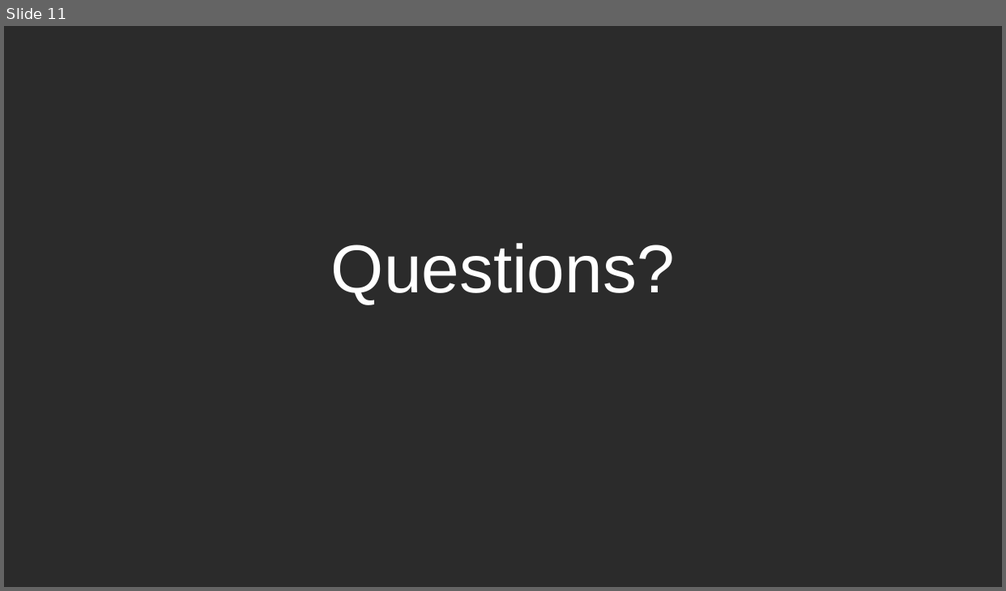
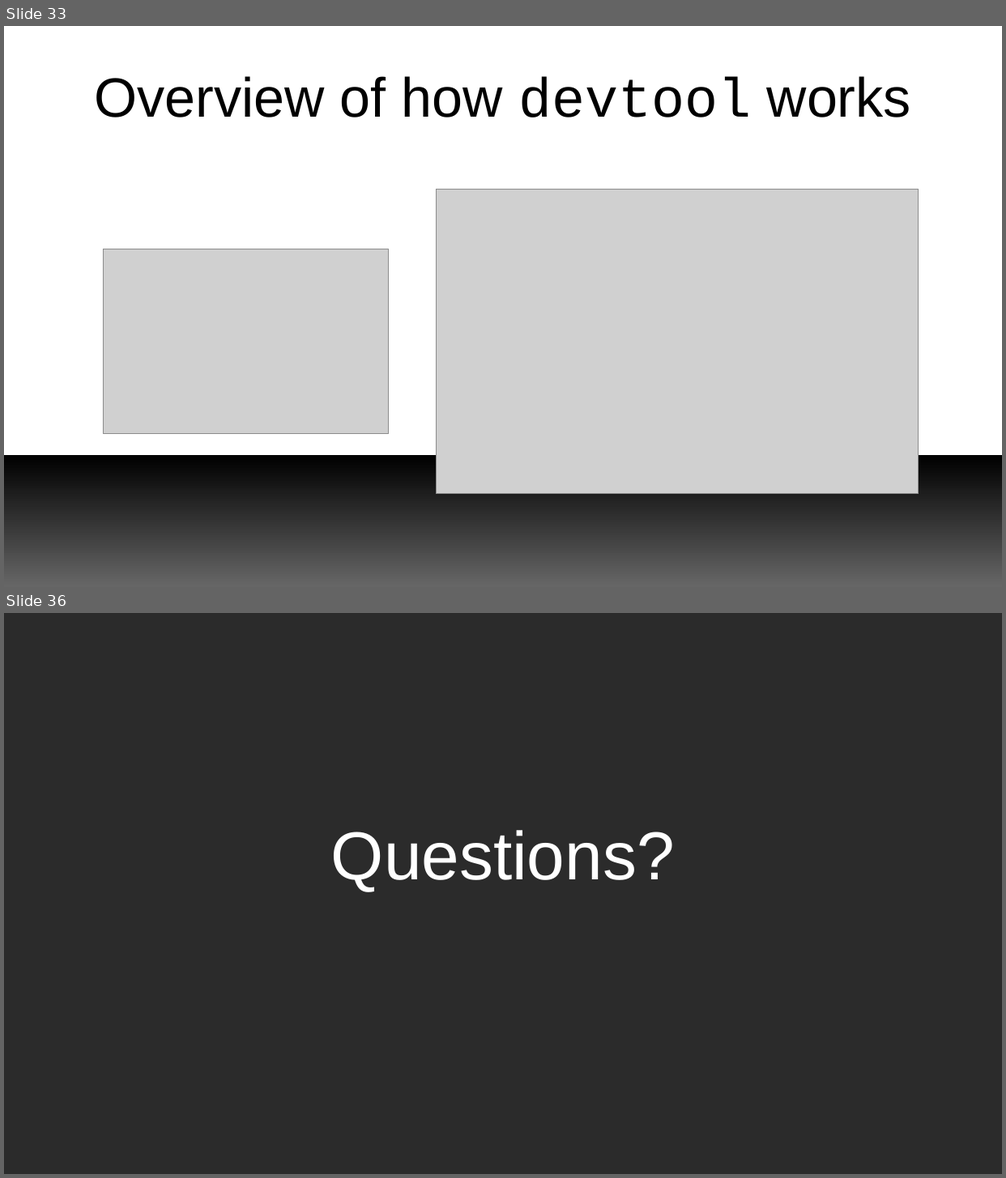
Before and after one commit to e-ale/Slides, a slide deck: yocto-images/src/build-images-with-yocto-project.odp. Shown one above the other, each under a label of ours: slide 11 before the commit, slides 33 and 36 after it; the slides between them are not shown. The pictures are 1006x591 and 1006x1178 pixels, drawn with LibreOffice and Linux fonts; fonts in the diff are those of the drawing; grey boxes stand for pictures; background and template pictures are left out; a plain dark background stands for a picture behind light text. Boxes give left, top, right and bottom in pixels: in the first picture for what was removed or moved away, otherwise in the second. Text is boxed around its words. In the diff, an @@ line names an element or a change of style, - is before the commit and + after.

Commit message:
yocto-images: Update Slides
* Add more detail about:
  - layers
  - layer index
  - workflow tools

```diff
--- a/yocto-images/src/build-images-with-yocto-project.odp
+++ b/yocto-images/src/build-images-with-yocto-project.odp
@@ slide 33 added at box(4, 26, 1002, 587), background #FFFFFF @@
@@ title added at box(94, 76, 911, 118), 44 pt, text #000000 @@
+Overview of how devtool works
@@ picture added at box(436, 189, 918, 494) @@
@@ picture added at box(104, 249, 388, 433) @@
@@ rectangle added at box(4, 455, 1002, 587), fill gradient #000000 to #666666 @@
@@ what was slide 11 is now slide 36 @@
```
Also in this commit, not shown: 3 slides changed, 25 other slides added, 1 slide removed, 1 other file.
